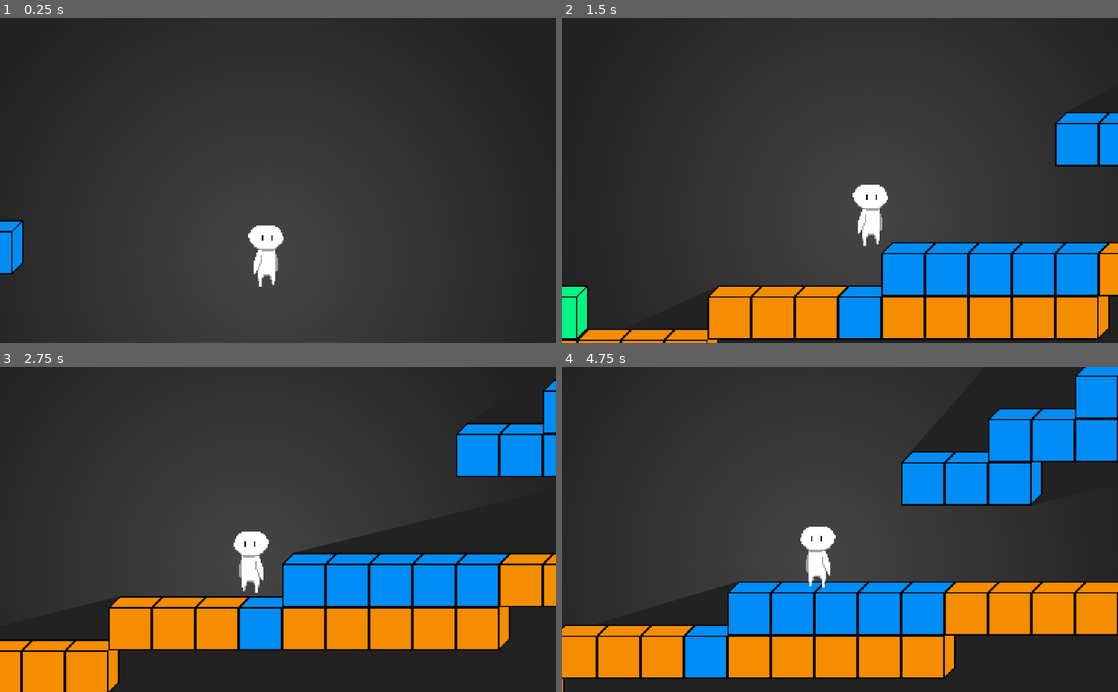
Above: before the commit, frames 1-4 (two rows, left to right).
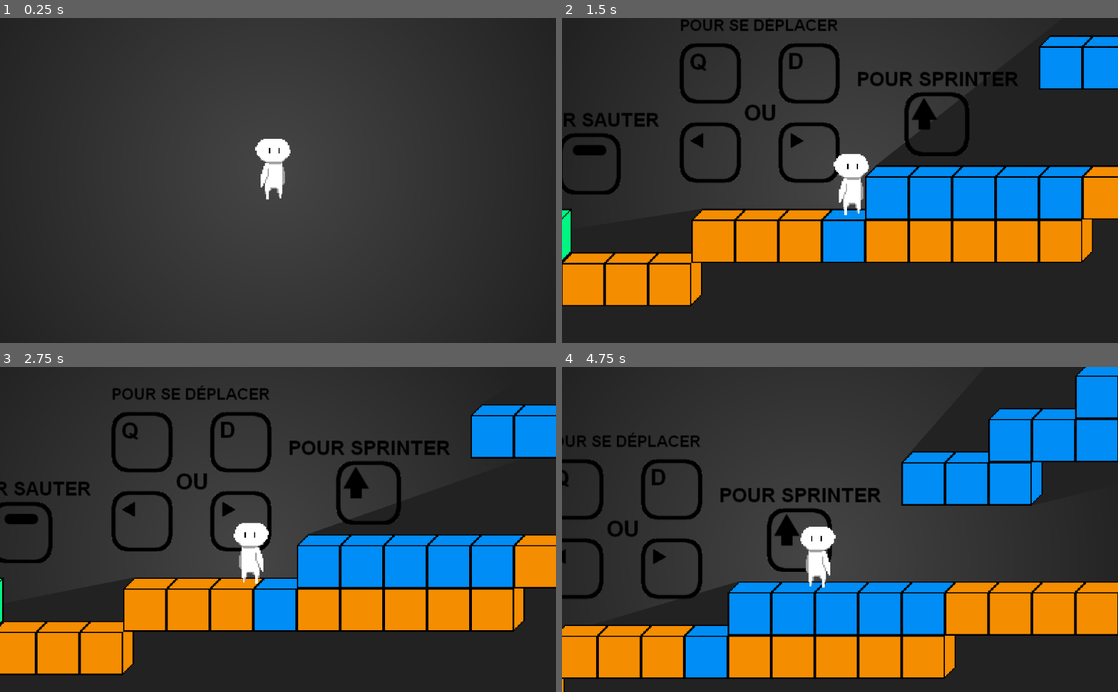
Above: after the commit, the same moments.

Repository: sSolal/GameJam
Game: Godot game, scene res://Main.tscn
Two runs of this game, one before a commit and one after it. Both use one fixed random seed, a clock stepped at 60 frames per second and the inputs below.
Inputs:
- Up to frame 1 (0.25 s): no input
- Up to frame 2 (1.5 s): hold Right (ui_right) from 0.53 s (still down); tap Up (ui_up) at 0.77 s
- Up to frame 3 (2.75 s): tap Up (ui_up) at 1.52 s; release Right (ui_right) at 2.03 s; hold Left (ui_left) from 2.03 s (still down)
- Up to frame 4 (4.75 s): release Left (ui_left) at 2.78 s; hold Right (ui_right) 2.78-4.28 s; tap Up (ui_up) at 3.02, 3.77, 4.52 s; hold Left (ui_left) from 4.28 s (still down)

The runs differ from the first frame. In frame 1, 2.2% of the frame differs, in the area x 0-53%, y 37-83%; in frame 2, 50%, in the area x 0-100%, y 0-100%; in frame 3, 25%; in frame 4, 4.5%.

Commit message:
ADD TUTO SPRITES

Diff:
--- a/Main.tscn
+++ b/Main.tscn
@@ -1,8 +1,11 @@
-[gd_scene load_steps=4 format=2]
+[gd_scene load_steps=7 format=2]
 
 [ext_resource path="res://Camera2D.gd" type="Script" id=1]
 [ext_resource path="res://Ressources/tilesetfront.tres" type="TileSet" id=2]
 [ext_resource path="res://Player.tscn" type="PackedScene" id=3]
+[ext_resource path="res://Ressources/tuto1.png" type="Texture" id=4]
+[ext_resource path="res://Ressources/tuto2.png" type="Texture" id=5]
+[ext_resource path="res://Ressources/tuto3.png" type="Texture" id=6]
 
 [node name="Node" type="Node"]
 
@@ -33,4 +36,20 @@
 }
 
 [node name="Player" parent="." instance=ExtResource( 3 )]
-position = Vector2( 473.663, 410.633 )
+position = Vector2( 491.756, 193.517 )
+z_index = 1
+
+[node name="tuto1" type="Sprite" parent="."]
+position = Vector2( 498.386, 461.683 )
+scale = Vector2( 0.495174, 0.495174 )
+texture = ExtResource( 4 )
+
+[node name="tuto2" type="Sprite" parent="."]
+position = Vector2( 374.32, 501.1 )
+scale = Vector2( 0.50527, 0.50527 )
+texture = ExtResource( 5 )
+
+[node name="tuto3" type="Sprite" parent="."]
+position = Vector2( 630.206, 471.375 )
+scale = Vector2( 0.525463, 0.525463 )
+texture = ExtResource( 6 )
--- a/Player.tscn
+++ b/Player.tscn
@@ -38,14 +38,13 @@
 [node name="Body" type="AnimatedSprite" parent="."]
 light_mask = 0
 position = Vector2( 0.777931, -3.30404 )
-frames = SubResource( 2 )
+frames = SubResource( 1 )
 animation = "idle"
-frame = 2
 playing = true
 
 [node name="AnimationPlayer" type="AnimationPlayer" parent="."]
-anims/idle = SubResource( 3 )
+anims/idle = SubResource( 2 )
 
 [node name="CollisionShape2D" type="CollisionShape2D" parent="."]
 position = Vector2( 0.569572, 0.234953 )
-shape = SubResource( 1 )
+shape = SubResource( 3 )
Not shown, added: Jump animation/(Idle frame).png.import
Not shown, added: Jump animation/Fall 01.png.import
Not shown, added: Jump animation/Fall 02.png.import
Not shown, added: Jump animation/Jump 01.png.import
Not shown, added: Jump animation/Jump 02.png.import
Not shown: 2 places in Player.tscn that only renumber resources
Binary file added: Ressources/tuto1.png
Not shown, added: Ressources/tuto1.png.import
Binary file added: Ressources/tuto2.png
Not shown, added: Ressources/tuto2.png.import
Binary file added: Ressources/tuto3.png
Not shown, added: Ressources/tuto3.png.import
(and 3 more such lines)
